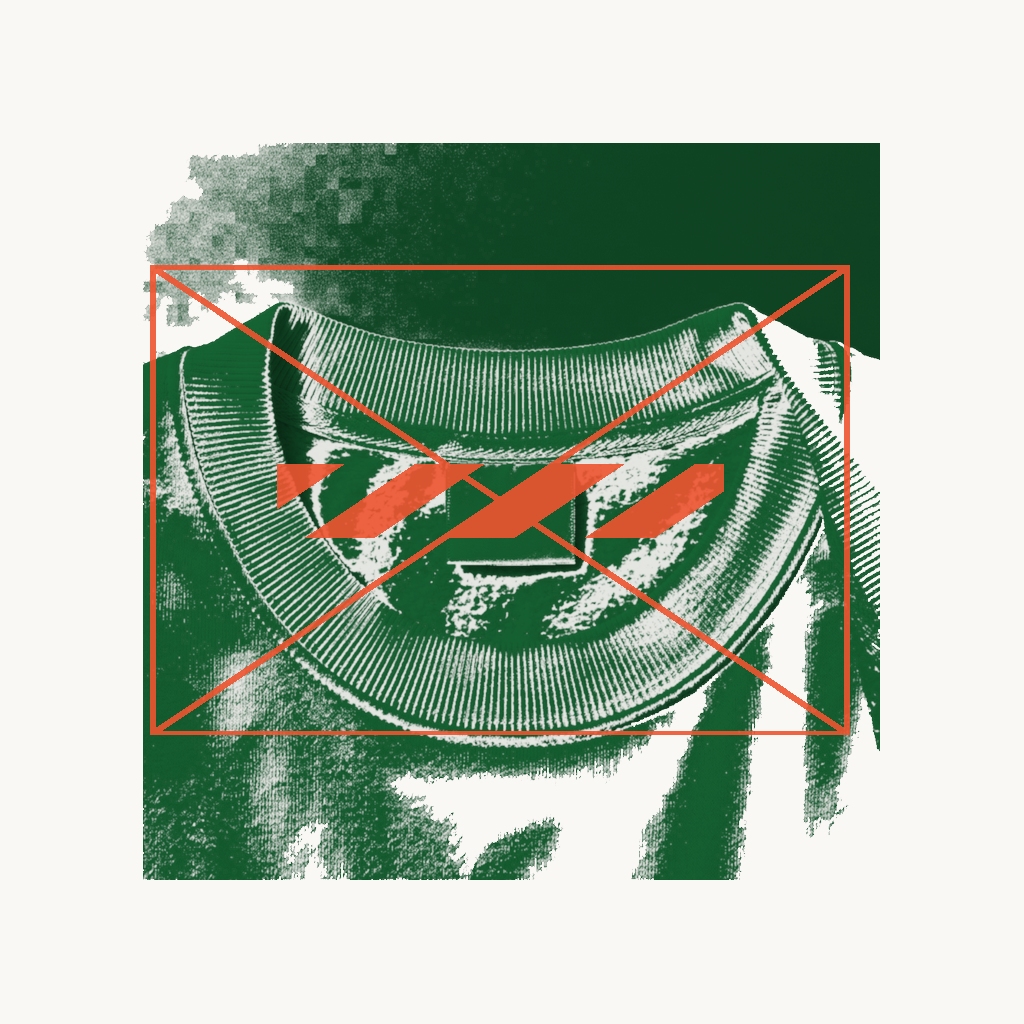
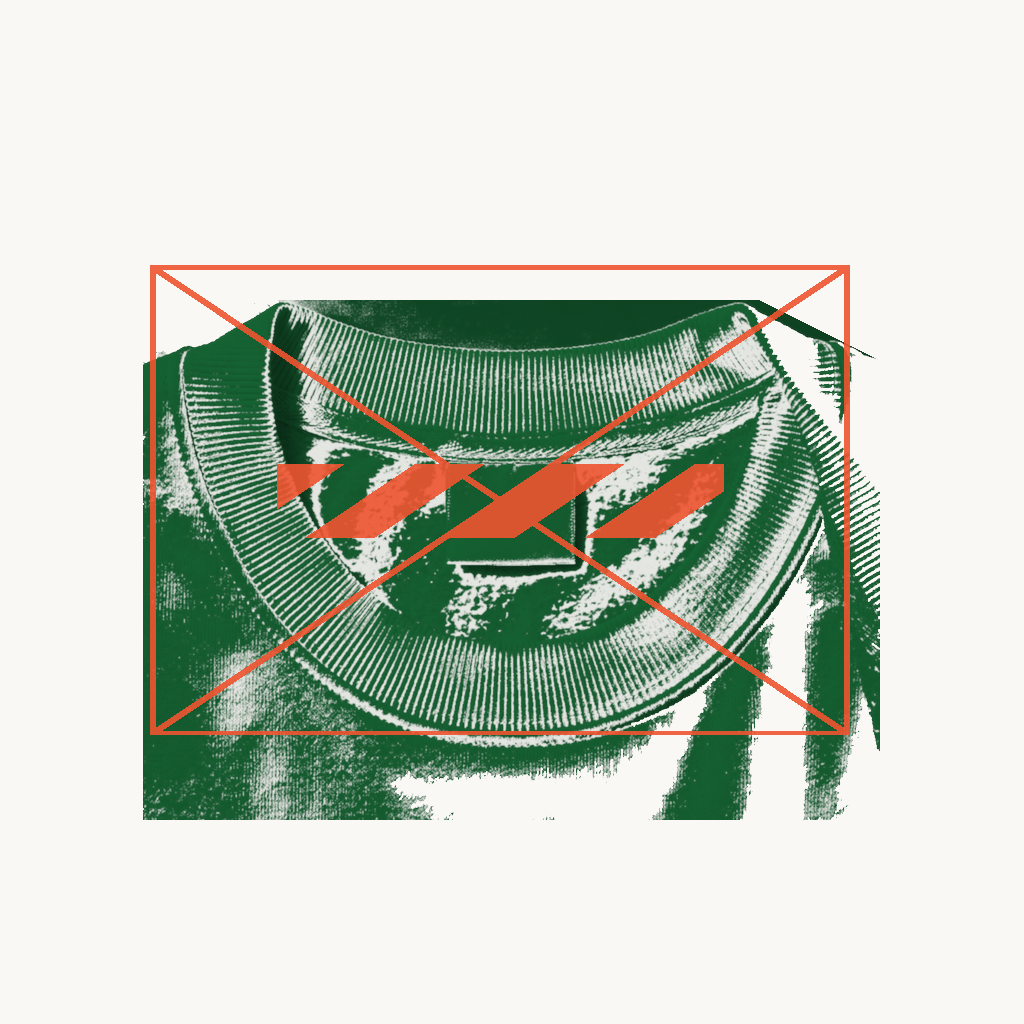
Layer changes from the first 1024x1024 image to the second:
painted on "10 Product Base - hoodie - forest - neck-label" over [left=143, top=143, right=880, bottom=880]